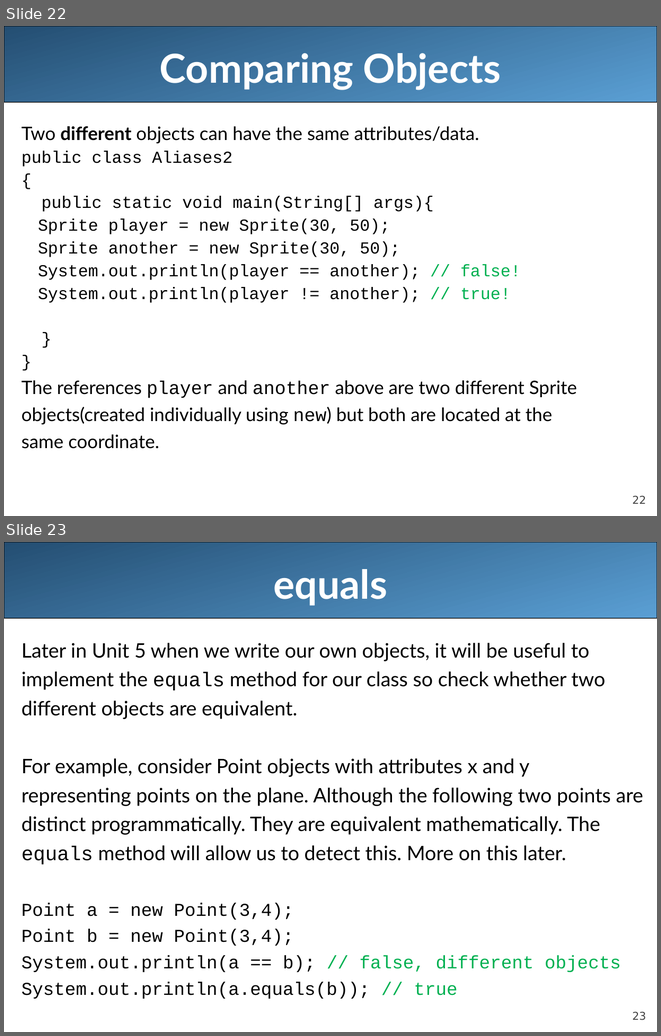
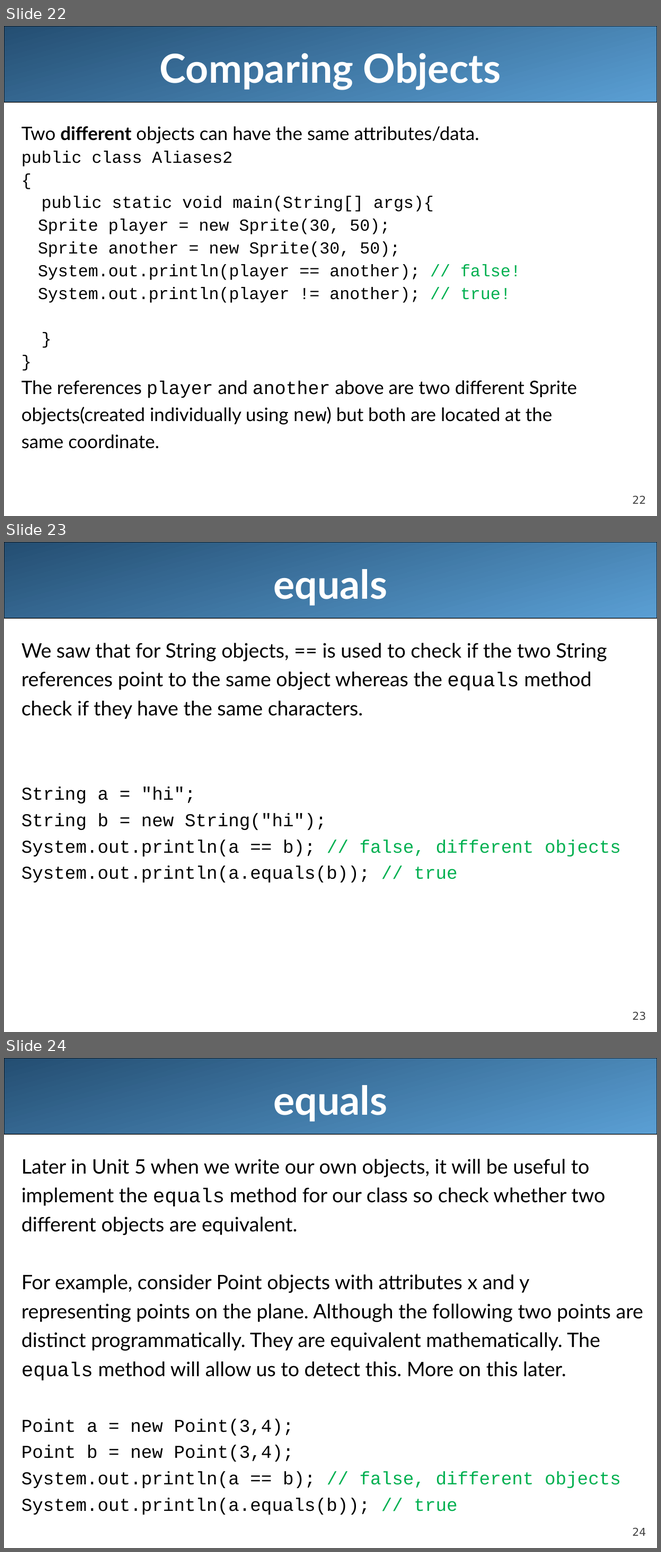
Before and after one commit to LongBaoNguyen/longbaonguyen.github.io, a slide deck: courses/apcsa/lecture9.ppt. Shown one above the other, each under a label of ours: slides 22 and 23 before the commit, slides 22, 23 and 24 after it. The pictures are 661x1036 and 661x1552 pixels, drawn with LibreOffice and Linux fonts; fonts in the diff are those of the drawing. Boxes give left, top, right and bottom in pixels: in the first picture for what was removed or moved away, otherwise in the second. Text is boxed around its words. In the diff, an @@ line names an element or a change of style, - is before the commit and + after.

```diff
--- a/courses/apcsa/lecture9.ppt
+++ b/courses/apcsa/lecture9.ppt
@@ slide 23 added at (4,542,657,1032), background #FFFFFF; not listed: 2 template elements that a slide beside it also shows @@
@@ title added at (273,569,387,606), 44 pt, text #FFFFFF, bold @@
+equals
@@ text added at (21,643,621,882), 22 pt, text #000000 @@
+We saw that for String objects, == is used to check if the two String
+references point to the same object whereas the equals method
+check if they have the same characters.
+String a = "hi";
+String b = new String("hi");
+System.out.println(a == b); // false, different objects
+System.out.println(a.equals(b)); // true
@@ what was slide 23 is now slide 24 @@
@@ page number at (632,1528,646,1536): text changed @@
-23
+24
```
Also in this commit, not shown: 1 slide changed, 3 other files.
